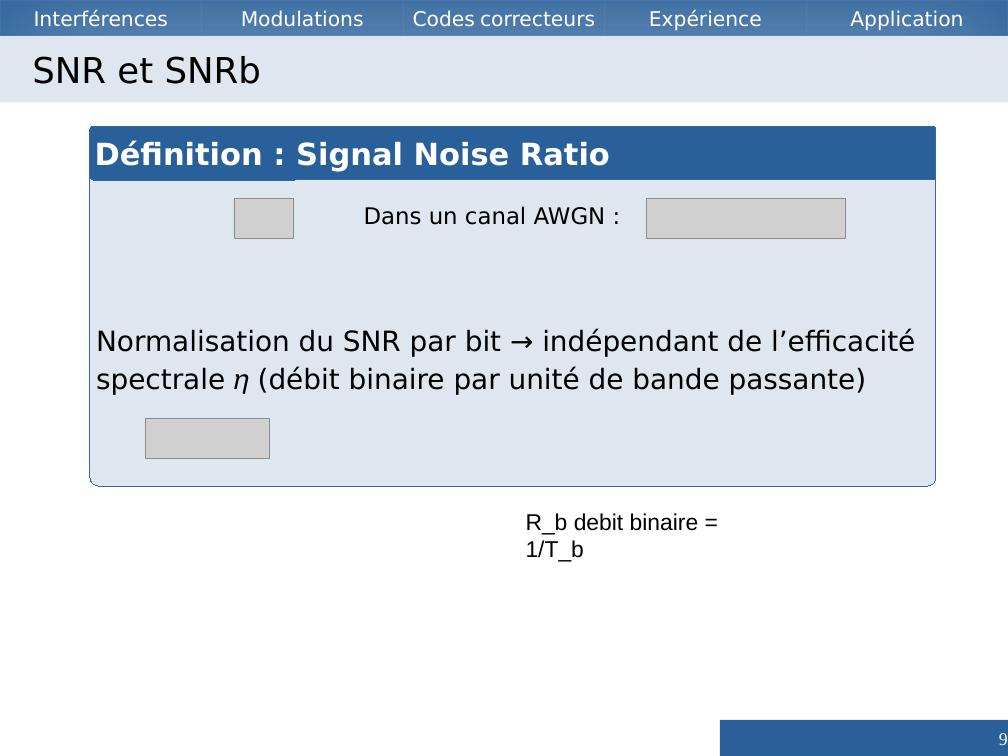
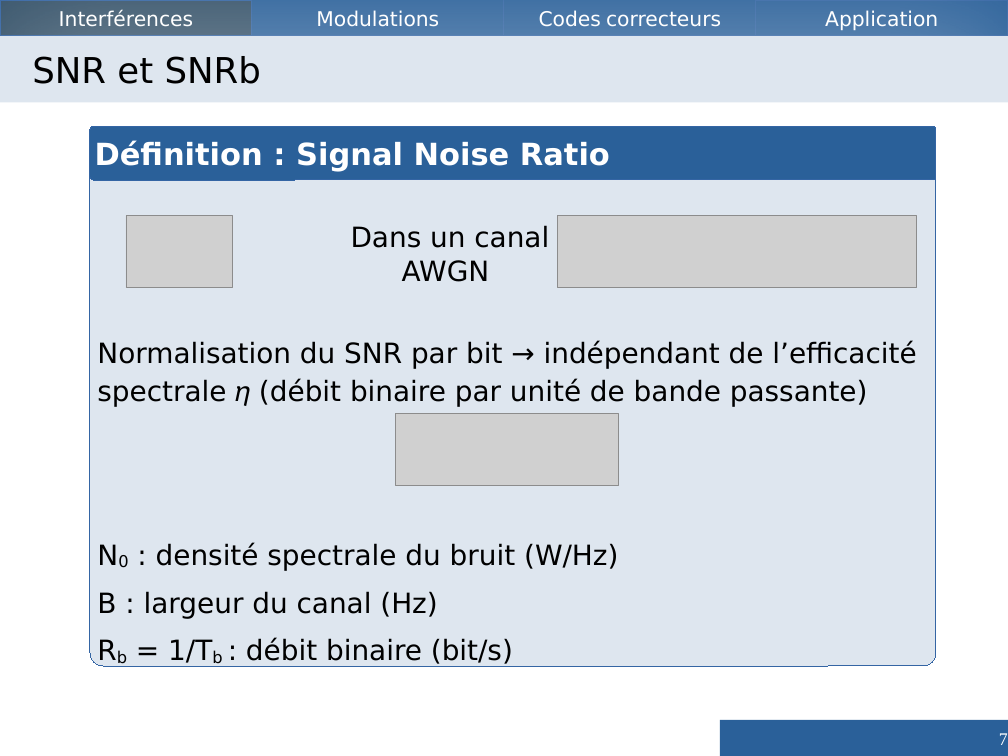
Before and after one commit to Vzrod/tipe, a slide deck: slide 7 of TIPE.odp (slide 9 before the commit). Drawn at 1008x756 pixels with LibreOffice and Linux fonts; fonts in the diff are those of the drawing; grey boxes stand for pictures. Boxes give left, top, right and bottom in pixels: in the first picture for what was removed or moved away, otherwise in the second. Text is boxed around its words. In the diff, an @@ line names an element or a change of style, - is before the commit and + after.

```diff
--- a/TIPE.odp
+++ b/TIPE.odp
@@ rectangle "Interférences": place and size @@
-rectangle "Interférences" at bbox=[0, 0, 201, 36]
+rectangle "Interférences" at bbox=[0, 0, 252, 36]
@@ rectangle "Interférences" at bbox=[0, 0, 252, 36]: fill #2A6099 to #355269 @@
@@ rectangle "Modulations": place and size @@
-rectangle "Modulations" at bbox=[201, 0, 402, 36]
+rectangle "Modulations" at bbox=[252, 0, 505, 36]
@@ rectangle "Codes correcteurs": place and size @@
-rectangle "Codes correcteurs" at bbox=[403, 0, 605, 36]
+rectangle "Codes correcteurs" at bbox=[504, 0, 756, 36]
@@ rectangle removed at bbox=[605, 0, 806, 36] @@
-Expérience
@@ rectangle "Application": place and size @@
-rectangle "Application" at bbox=[807, 0, 1008, 36]
+rectangle "Application" at bbox=[756, 0, 1008, 36]
@@ rounded rectangle "Normalisation du SNR par bit ...": place and size @@
-rounded rectangle "Normalisation du SNR par bit ..." at bbox=[90, 126, 936, 487]
+rounded rectangle "Normalisation du SNR par bit ..." at bbox=[90, 126, 936, 667]
@@ picture: place and size @@
-picture at bbox=[234, 198, 294, 239]
+picture at bbox=[126, 216, 233, 288]
@@ text at bbox=[351, 225, 549, 282]: text changed; size 18 to 22 pt @@
-Dans un canal AWGN :
+Dans un canal AWGN
@@ picture: place and size @@
-picture at bbox=[647, 198, 846, 239]
+picture at bbox=[558, 216, 917, 288]
@@ text in rounded rectangle at bbox=[97, 341, 916, 407]: more space between paragraphs @@
@@ picture: place and size @@
-picture at bbox=[145, 419, 270, 459]
+picture at bbox=[396, 413, 618, 486]
@@ text removed at bbox=[526, 513, 699, 562] @@
-R_b debit binaire = 1/T_b
@@ text in rounded rectangle at bbox=[97, 542, 618, 664]: paragraphs added @@
+N0 : densité spectrale du bruit (W/Hz)
+B : largeur du canal (Hz)
+Rb = 1/Tb : débit binaire (bit/s)
@@ page number at bbox=[999, 733, 1008, 745]: text changed @@
-9
+7
```
Also in this commit, not shown: 36 other slides changed, 13 slides added, 16 slides removed, 3 other files.
